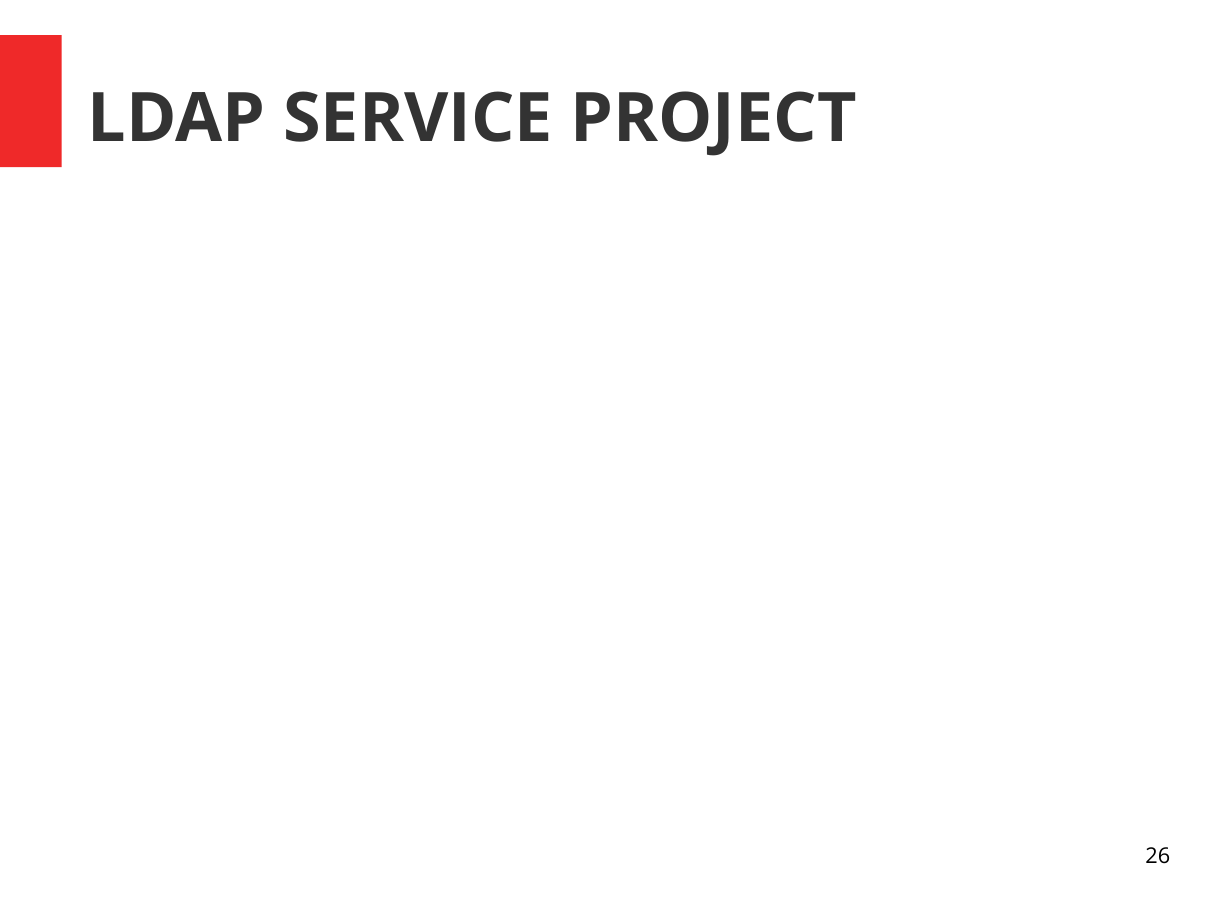
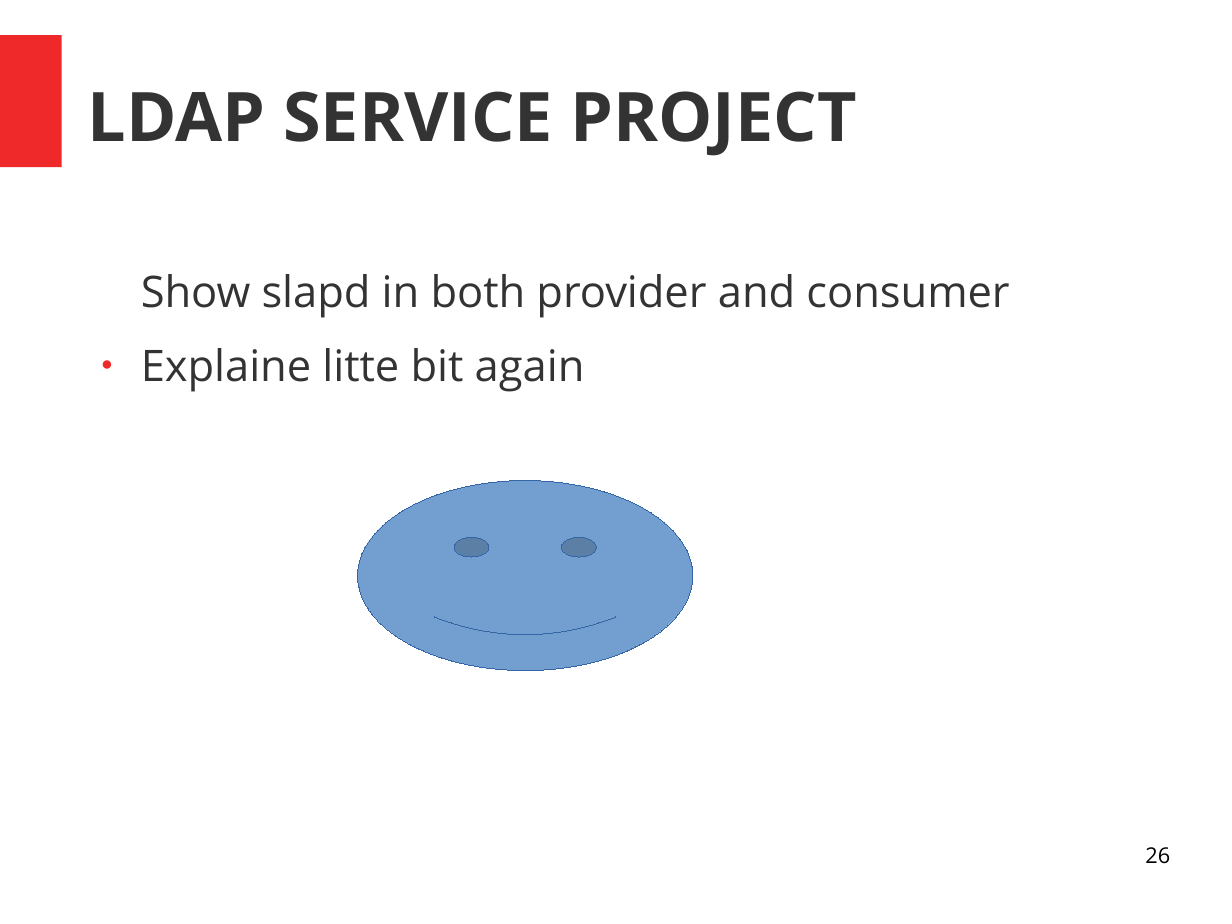
Before and after one commit to parveen1/project-parveen, a slide deck: slide 26 of project_parveen.odp. Drawn at 1232x924 pixels with LibreOffice and Linux fonts; fonts in the diff are those of the drawing. Boxes give left, top, right and bottom in pixels: in the first picture for what was removed or moved away, otherwise in the second. Text is boxed around its words. In the diff, an @@ line names an element or a change of style, - is before the commit and + after.

Commit message:
add poster

```diff
--- a/project_parveen.odp
+++ b/project_parveen.odp
@@ text added at bbox=[141, 274, 1009, 392], 28 pt, text #333333 @@
+Show slapd in both provider and consumer
+● Explaine litte bit again
@@ smiley face added at bbox=[358, 481, 693, 671], fill #729FCF, outline #3465A4 0 pt @@
```
Also in this commit, not shown: 10 other slides changed, 3 other files.
